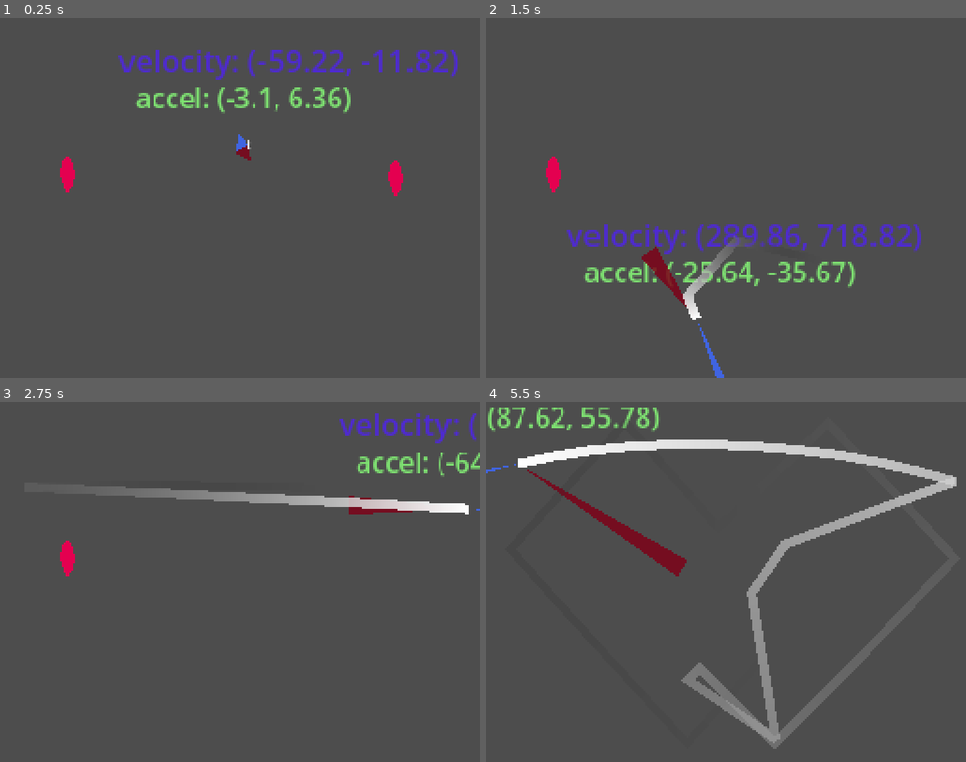
Above: before the commit, frames 1-4 (two rows, left to right).
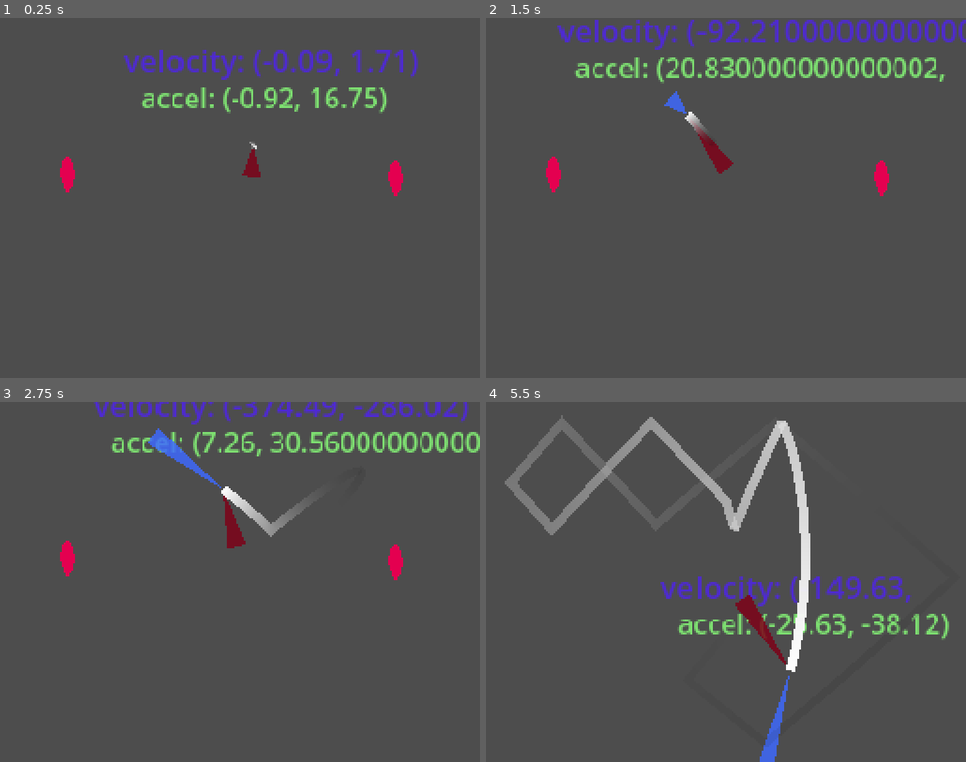
Above: after the commit, the same moments.

Repository: furiousknight25/Counter-Effects
Game: Godot game, scene res://scenes/Scene_1.tscn
The game is run twice, just before and just after one commit, with the same random seed, the same clock (stepped at 60 frames per second) and the same inputs.
Inputs (mouse positions are in pixels of both pictures, inside the frame that each line leads up to):
- Up to frame 1 (0.25 s): no input
- Up to frame 2 (1.5 s): move the mouse to (831, 180) at 0.52 s; click (831, 180) at 0.6 s; move the mouse to (630, 216) at 1.27 s; click (630, 216) at 1.35 s
- Up to frame 3 (2.75 s): move the mouse to (288, 502) at 2.02 s; click (288, 502) at 2.1 s
- Up to frame 4 (5.5 s): move the mouse to (702, 654) at 2.77 s; click (702, 654) at 2.85 s; move the mouse to (870, 636) at 3.52 s; click (870, 636) at 3.6 s; move the mouse to (582, 528) at 4.27 s; click (582, 528) at 4.35 s; move the mouse to (750, 582) at 5.02 s; click (750, 582) at 5.1 s

The runs differ from the first frame. In frame 1, 4.6% of the frame differs, in the area x 24-96%, y 8-45%; in frame 2, 9.9%; in frame 3, 8.3%; in frame 4, 15%, in the area x 0-99%, y 1-100%.

Commit message:
fixed mouse thing

Diff:
--- a/new-game-project/scripts/ball.gd
+++ b/new-game-project/scripts/ball.gd
@@ -16,8 +16,6 @@
 	spring_y.goal = global_position.y
 
 func _process(delta: float) -> void:
-	spring_x.goal = get_global_mouse_position().x
-	spring_y.goal = get_global_mouse_position().y
 	match cur_state:
 		STATES.FREEZE: #when the ball gets hit, might activate this state. FREEZE frame logic, also prevents player from getting hit
 			freeze_process(delta)
@@ -54,7 +52,6 @@
 	if collision != null:
 		hit_object(collision.get_collider())
 
-
 func hit_ball(direction : Vector2, strength : float, freeze_length : float = 0): #direction is your target position, it WILL be normalized and you get a lashing if you dont like it
 	if freeze_length > 0.0:
 		set_state_freezing(freeze_length)
